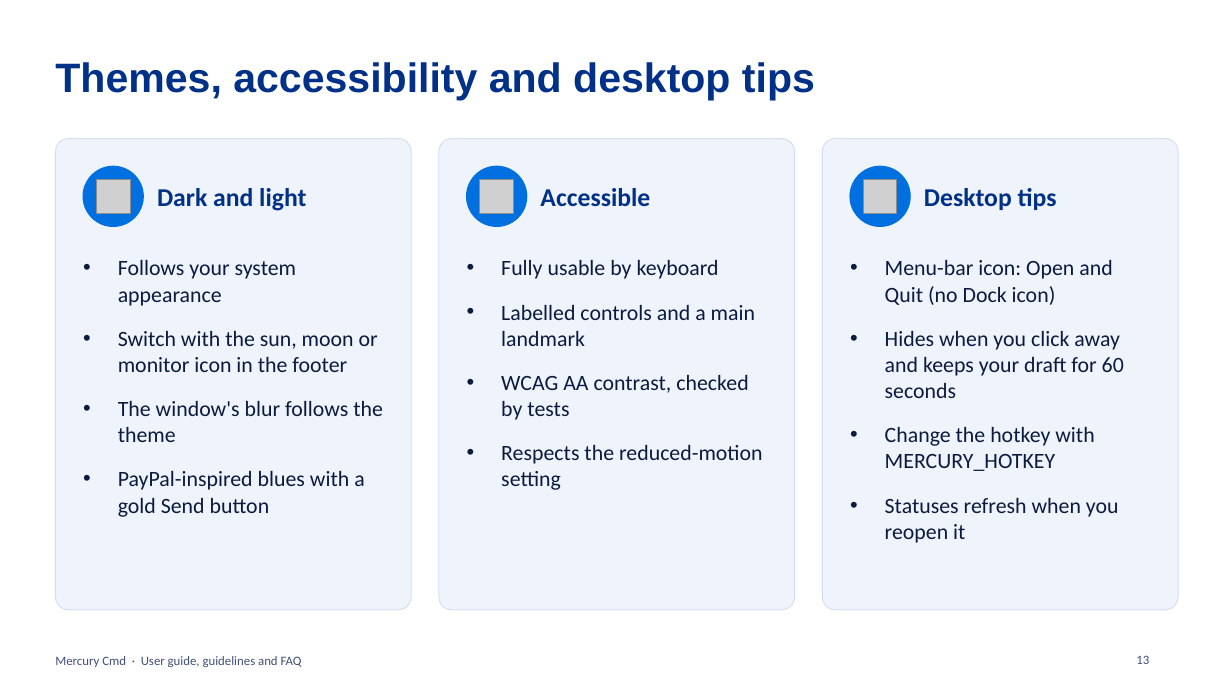
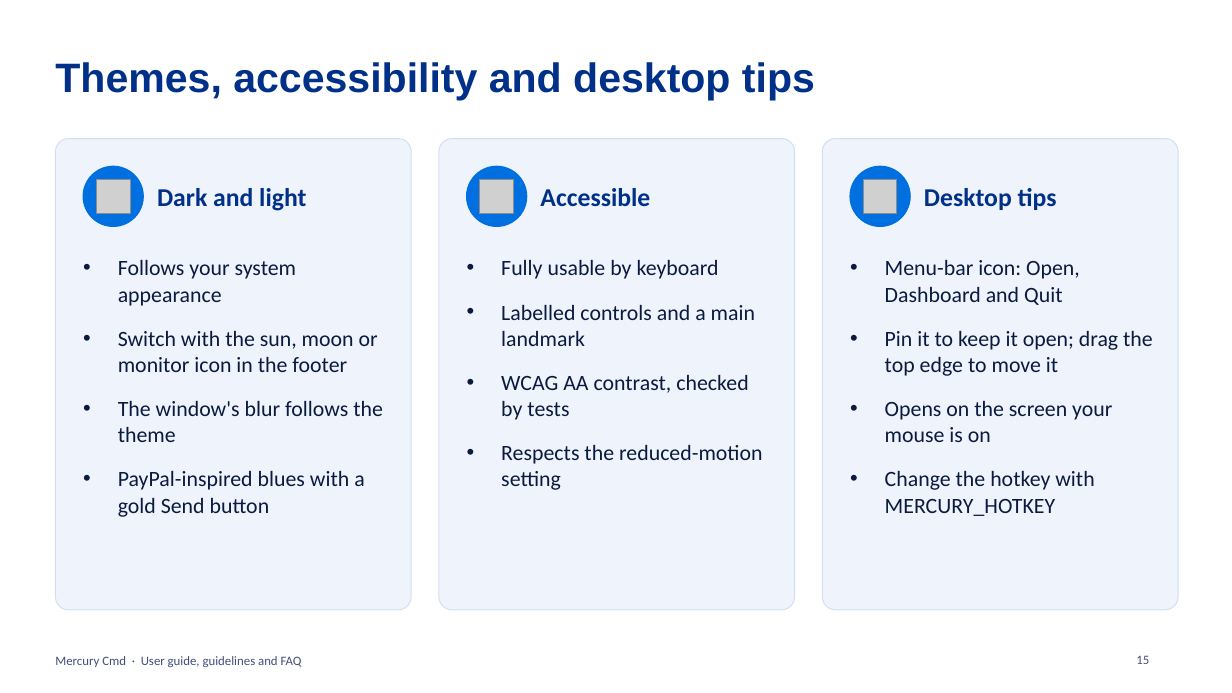
Before and after one commit to vignarajj/mercury_cmd_paypal, a slide deck: slide 15 of docs/Mercury-Cmd-Guide.pptx (slide 13 before the commit). Drawn at 1232x693 pixels with LibreOffice and Linux fonts; fonts in the diff are those of the drawing; grey boxes stand for pictures. Boxes give left, top, right and bottom in pixels: in the first picture for what was removed or moved away, otherwise in the second. Text is boxed around its words. In the diff, an @@ line names an element or a change of style, - is before the commit and + after.

Commit message:
docs: Dashboard screenshots, guide deck, testing matrix and spec
Regenerated screenshots (including the Dashboard with made-up data), a 23-slide guide, new scenarios in the testing matrix and a Dashboard section in the spec.

```diff
--- a/docs/Mercury-Cmd-Guide.pptx
+++ b/docs/Mercury-Cmd-Guide.pptx
@@ text at <box>885,260,1153,442</box>: text changed @@
-• Menu-bar icon: Open and Quit (no Dock icon)
-• Hides when you click away and keeps your draft for 60 seconds
+• Menu-bar icon: Open, Dashboard and Quit
+• Pin it to keep it open; drag the top edge to move it
+• Opens on the screen your mouse is on
@@ text at <box>885,498,1119,543</box>: paragraph removed @@
-• Statuses refresh when you reopen it
@@ page number at <box>1136,655,1149,664</box>: text changed @@
-13
+15
```
Also in this commit, not shown: 2 other slides changed, 3 slides added, 18 other files.
